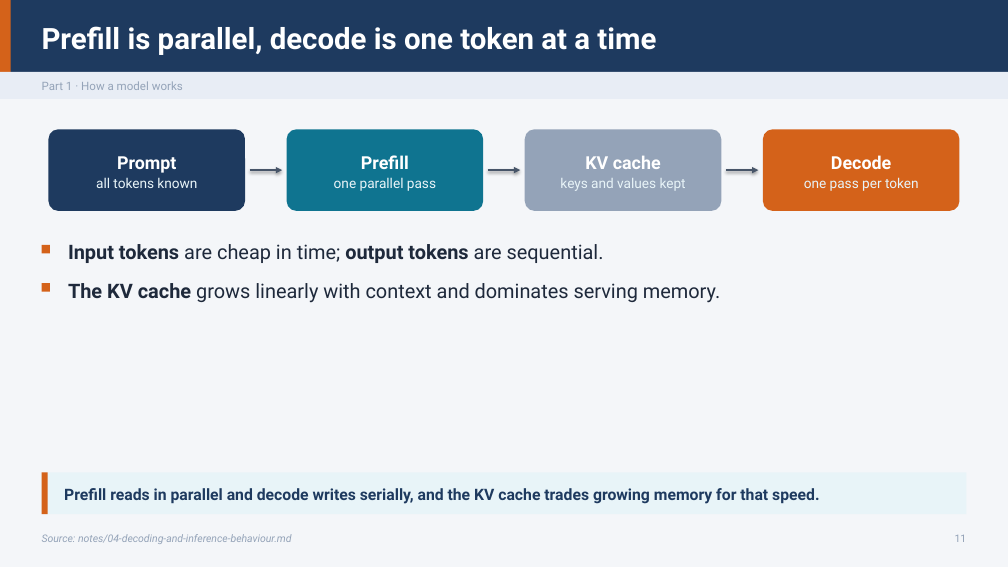
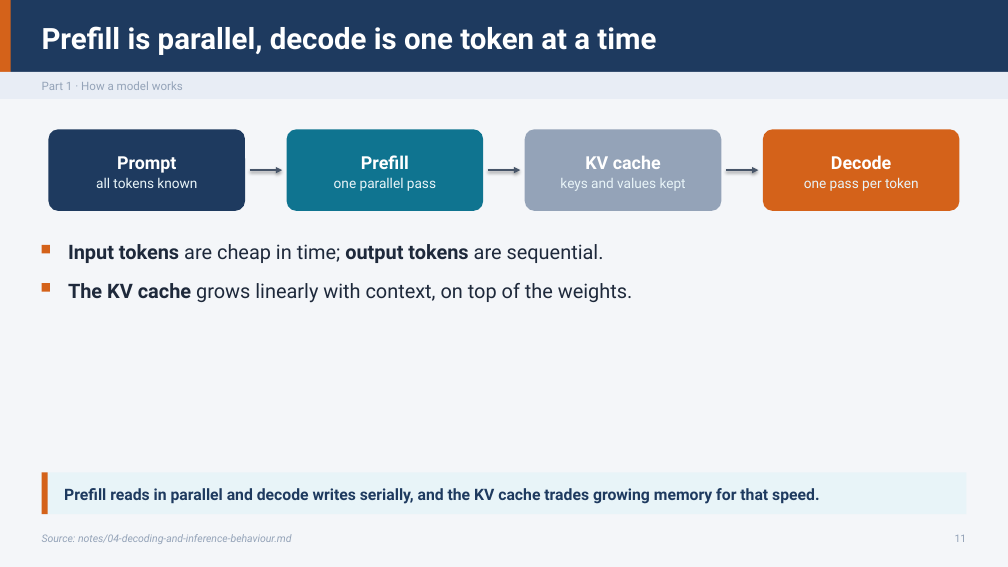
Before and after one commit to ramseywise/learn-ai-engineering, a slide deck: slide 11 of generative-ai/01-llm-fundamentals/slides/llm-fundamentals.pptx. Drawn at 1008x567 pixels with LibreOffice and Linux fonts; fonts in the diff are those of the drawing. Boxes give left, top, right and bottom in pixels: in the first picture for what was removed or moved away, otherwise in the second. Text is boxed around its words. In the diff, an @@ line names an element or a change of style, - is before the commit and + after.

```diff
--- a/generative-ai/01-llm-fundamentals/slides/llm-fundamentals.pptx
+++ b/generative-ai/01-llm-fundamentals/slides/llm-fundamentals.pptx
@@ text at (68, 283, 632, 303): text changed @@
-The KV cache grows linearly with context and dominates serving memory.
+The KV cache grows linearly with context, on top of the weights.
```
Also in this commit, not shown: 5 other slides changed, 53 other files.
